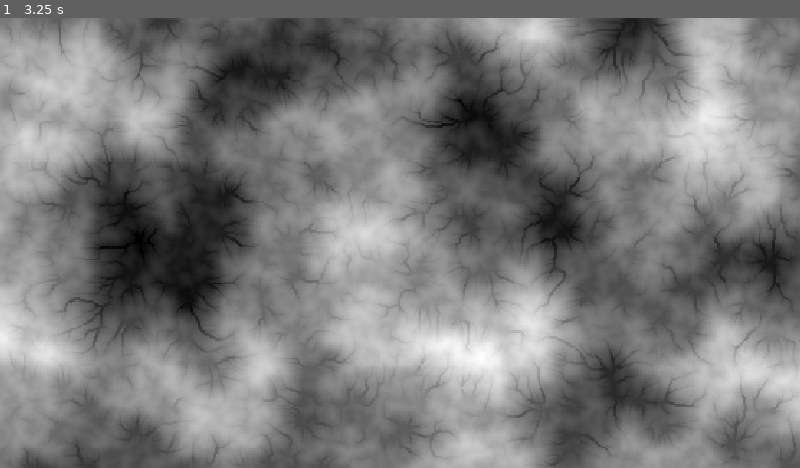
Above: before the commit, frame 1.
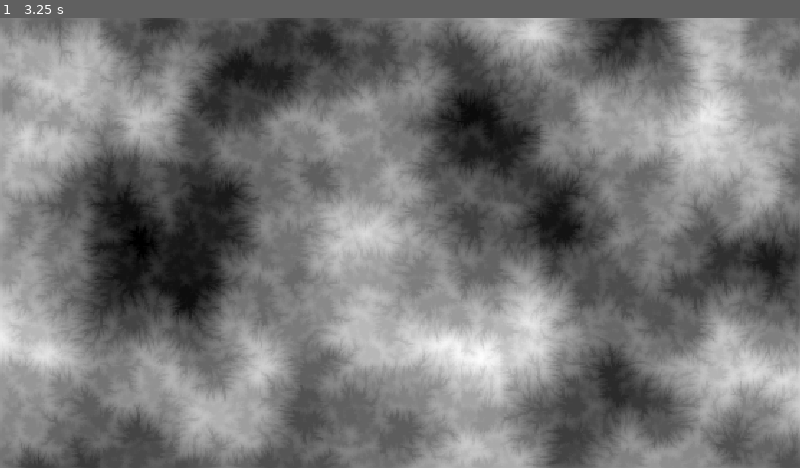
Above: after the commit, the same moment.

Repository: Dams4K/Tipe
Game: Godot game, scene res://move/viewer.tscn
Same seed, same stepped clock (60 frames per second), same inputs: the game is played once before the commit and once after it.
Inputs (mouse positions are in pixels of both pictures, inside the frame that each line leads up to):
- Up to frame 1 (3.25 s): tap Enter at 0.5, 2 s; move the mouse to (576, 220) at 0.52 s; click (576, 220) at 0.67 s; tap Space at 0.77, 1.25, 1.52, 2.75, 3.02 s; move the mouse to (240, 265) at 1.27 s; click (240, 265) at 1.42 s; move the mouse to (480, 144) at 2.02 s; click (480, 144) at 2.17 s; move the mouse to (360, 333) at 2.77 s; click (360, 333) at 2.92 s

The runs differ from the first frame. In frame 1, less than 0.1% of the frame differs, in the area x 3-98%, y 3-96%.

Commit message:
looks interesting

Diff:
--- a/move/canvas.gd
+++ b/move/canvas.gd
@@ -16,7 +16,15 @@
 	Droplet.image = base_texture.get_image()
 	movements.texture = movements_image_texture
 
-	timer.timeout.connect(update)
+	Droplet.generate_weights(0)
+
+	#timer.timeout.connect(update)
+
+	for i in range(300_000):
+		var rx = randf_range(1.0, base_texture.get_width()-1.0)
+		var ry = randf_range(1.0, base_texture.get_height()-1.0)
+		var droplet = Droplet.new(Vector2(rx, ry))
+		droplets.append(droplet)
 
 func _input(event: InputEvent) -> void:
 	if event is InputEventMouseButton and event.pressed:
@@ -30,12 +38,21 @@
 			var droplet = Droplet.new(Vector2(rx, ry))
 			droplets.append(droplet)
 
+func _process(delta: float) -> void:
+	update()
+
 func update():
+	var q = len(droplets)
+	if q != 0:
+		print("Amount of droplets: %s" % q)
+
 	var droplets_alive: Array[Droplet] = []
 	for droplet: Droplet in droplets:
 		var is_alive = droplet.update()
 		if is_alive:
 			droplets_alive.append(droplet)
 
+	droplets = droplets_alive
+
 	movements.texture = ImageTexture.create_from_image(Droplet.movements_image)
 	texture = ImageTexture.create_from_image(Droplet.image)
--- a/move/droplet.gd
+++ b/move/droplet.gd
@@ -1,7 +1,7 @@
 extends Object
 class_name Droplet
 
-const MAX_ITERATIONS := 50
+const MAX_ITERATIONS := 6
 
 static var movements_image: Image
 static var image: Image
@@ -17,16 +17,47 @@
 
 var sediment: float = 0.0
 var capacity: float = 0.3
-var erosion: float = 0.02
-var deposition: float = 0.02
+var erosion: float = 0.03
+var deposition: float = 0.03
 
 var water: float = 0.6
 var evaporation: float = 0.005
 
+var radius: int = 1
+
 var iteration := 0
+
+static var brush_weights: Dictionary = {}
+
+static func generate_weights(radius: int):
+	print("Start generating")
+	var weights := {}
+	var weight_sum = 0
+
+	for j in range(-radius, radius+1):
+		for i in range(-radius, radius+1):
+			var pos := Vector2i(i, j)
+			var sqr_dist := pos.length_squared()
+			if sqr_dist > radius**2: # outside the circle
+				continue
+
+			var weight := 1 - sqrt(sqr_dist) / (radius+1)
+
+			weight_sum += weight
+			weights[pos] = weight
+
+	var calculated_weights := {}
+	for pos in weights:
+		calculated_weights[pos] = weights[pos] / weight_sum
+
+	Droplet.brush_weights = calculated_weights
+	print(Droplet.brush_weights)
+	print("Generated")
 
 func _init(position: Vector2):
 	self.position = position
+	if brush_weights.is_empty():
+		Droplet.generate_weights(radius)
 
 func move():
 	movements_image.set_pixelv(position, Color(.0, .0, .0 ,.0))
@@ -91,10 +122,23 @@
 	return true
 
 func erode(amount: float, old_position: Vector2):
-	var previous_amount = image.get_pixelv(old_position).r
-	var eroded_amount = max(0.0, previous_amount - amount)
+	var i_old_position := Vector2i(old_position)
+	for offset in brush_weights.keys():
+		var position := Vector2i(offset) + i_old_position
+		if position.x < 0 or position.y < 0 or position.x >= image.get_width() or position.y >= image.get_height():
+			continue
 
-	image.set_pixelv(old_position, Color(eroded_amount, eroded_amount, eroded_amount))
+		var color := image.get_pixelv(position)
+		var weighed_amount = min(amount * brush_weights[offset], color.r)
+
+		color -= Color(weighed_amount, weighed_amount, weighed_amount)
+		sediment += weighed_amount
+		image.set_pixelv(position, color)
+
+	#var previous_amount = image.get_pixelv(old_position).r
+	#var eroded_amount = max(0.0, previous_amount - amount)
+	#
+	#image.set_pixelv(old_position, Color(eroded_amount, eroded_amount, eroded_amount))
 
 func depose(amount: float, old_position: Vector2):
 	var previous_amount = image.get_pixelv(old_position).r
